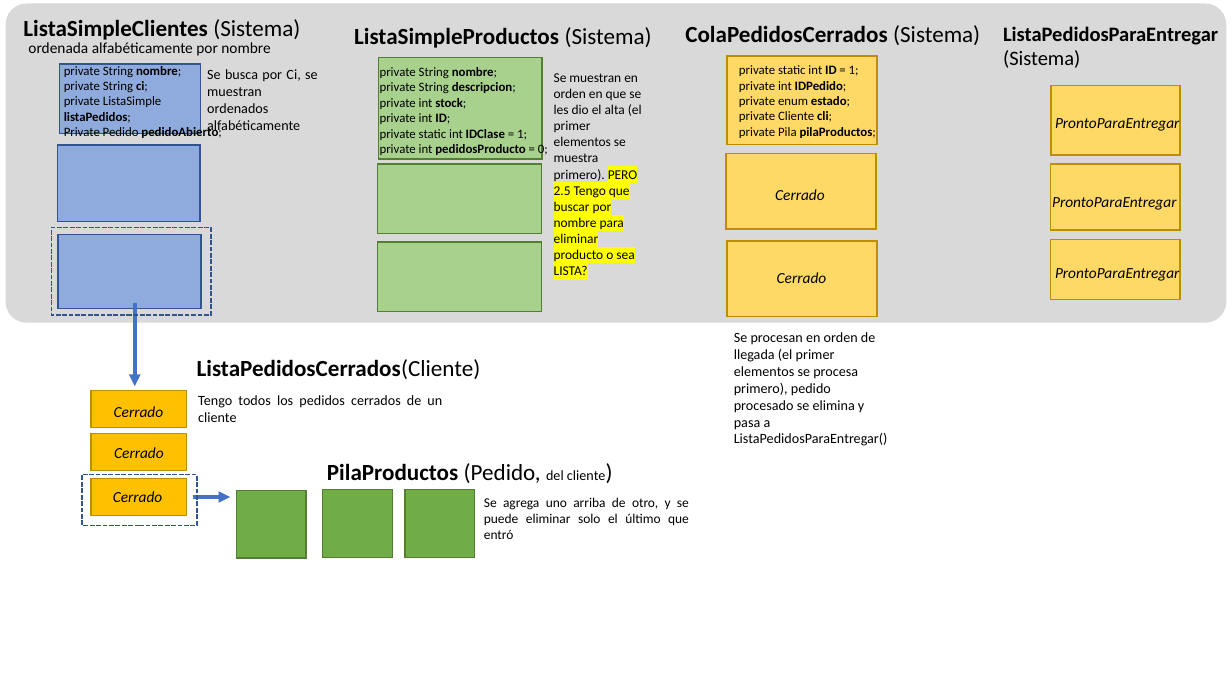
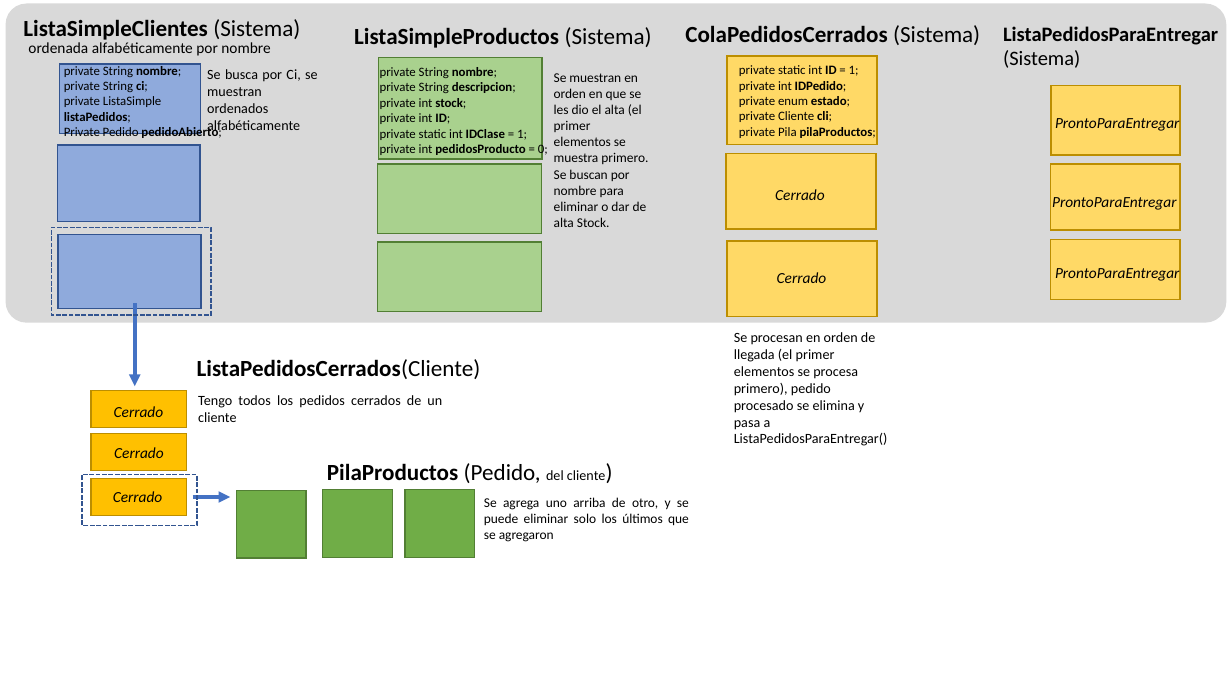
Before and after one commit to sofifernandez/Obligatorio1_AED1, a slide deck: slide 2 of estructura.pptx. Drawn at 1232x693 pixels with LibreOffice and Linux fonts; fonts in the diff are those of the drawing. Boxes give left, top, right and bottom in pixels: in the first picture for what was removed or moved away, otherwise in the second. Text is boxed around its words. In the diff, an @@ line names an element or a change of style, - is before the commit and + after.

Commit message:
Ultima Version

```diff
--- a/estructura.pptx
+++ b/estructura.pptx
@@ text at <box>554,73,648,227</box>: text changed @@
-Se muestran en orden en que se les dio el alta (el primer elementos se muestra primero). PERO
-2.5 Tengo que buscar por nombre para eliminar producto o sea LISTA?
+Se muestran en orden en que se les dio el alta (el primer elementos se muestra primero. Se buscan por nombre para eliminar o dar de alta Stock.
@@ text at <box>484,497,689,542</box>: text changed @@
-Se agrega uno arriba de otro, y se puede eliminar solo el último que entró
+Se agrega uno arriba de otro, y se puede eliminar solo los últimos que se agregaron
```
